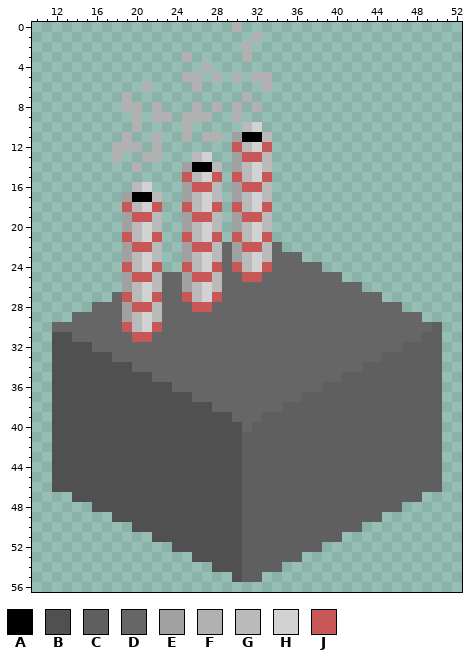
Pixel-art sprite, stored at textures/tiles/png/blastfurnace.png. Above is the file before it was changed.
The file is 64x64 pixels. Shown: x 10..52, y 0..56.
Palette (. is transparent): A #000000  B #505050  C #5f5f5f  D #666666  E #a1a1a1  F #b1b1b1  G #bababa  H #d2d2d2  J #c85757
Pixels before (only the part around the change), first column x 10:
14 ..........F....EAAG.EGHG...................
15 ...............JGHJ.JGHJ...................
16 ..........GH...EJJG.EJJG...................
17 .........EAAG..EGHG.EGHG...................
18 .........JGHJ..JGHJ.JGHJ...................
19 .........EJJG..EJJG.EJJG...................
20 .........EGHG..EGHG.EGHG...................
21 .........JGHJ..JGHJ.JGHJ...................
22 .........EJJG..EJJGDEJJGD..................
23 .........EGHG..EGHGDEGHGDDD................
24 .........JGHJ..JGHJDJGHJDDDDD..............
25 .........EJJGDDEJJGDDJJDDDDDDDD............
26 .........EGHGDDEGHGDDDDDDDDDDDDDD..........
27 ........DJGHJDDJGHJDDDDDDDDDDDDDDDD........
28 ......DDDEJJGDDDJJDDDDDDDDDDDDDDDDDDD......
29 ....DDDDDEGHGDDDDDDDDDDDDDDDDDDDDDDDDDD....
30 ..DDDDDDDJGHJDDDDDDDDDDDDDDDDDDDDDDDDDDDC..
31 ..BBDDDDDDJJDDDDDDDDDDDDDDDDDDDDDDDDDDDCC..
32 ..BBBBDDDDDDDDDDDDDDDDDDDDDDDDDDDDDDDCCCC..
33 ..BBBBBBDDDDDDDDDDDDDDDDDDDDDDDDDDDCCCCCC..
34 ..BBBBBBBBDDDDDDDDDDDDDDDDDDDDDDDCCCCCCCC..
35 ..BBBBBBBBBBDDDDDDDDDDDDDDDDDDDCCCCCCCCCC..
36 ..BBBBBBBBBBBBDDDDDDDDDDDDDDDCCCCCCCCCCCC..
37 ..BBBBBBBBBBBBBBDDDDDDDDDDDCCCCCCCCCCCCCC..
38 ..BBBBBBBBBBBBBBBBDDDDDDDCCCCCCCCCCCCCCCC..
39 ..BBBBBBBBBBBBBBBBBBDDDCCCCCCCCCCCCCCCCCC..
40 ..BBBBBBBBBBBBBBBBBBBDCCCCCCCCCCCCCCCCCCC..
41 ..BBBBBBBBBBBBBBBBBBBCCCCCCCCCCCCCCCCCCCC..
42 ..BBBBBBBBBBBBBBBBBBBCCCCCCCCCCCCCCCCCCCC..
43 ..BBBBBBBBBBBBBBBBBBBCCCCCCCCCCCCCCCCCCCC..
44 ..BBBBBBBBBBBBBBBBBBBCCCCCCCCCCCCCCCCCCCC..
45 ..BBBBBBBBBBBBBBBBBBBCCCCCCCCCCCCCCCCCCCC..
46 ..BBBBBBBBBBBBBBBBBBBCCCCCCCCCCCCCCCCCCCC..
47 ....BBBBBBBBBBBBBBBBBCCCCCCCCCCCCCCCCCC....
48 ......BBBBBBBBBBBBBBBCCCCCCCCCCCCCCCC......
49 ........BBBBBBBBBBBBBCCCCCCCCCCCCCC........
50 ..........BBBBBBBBBBBCCCCCCCCCCCC..........
51 ............BBBBBBBBBCCCCCCCCCC............
52 ..............BBBBBBBCCCCCCCC..............
53 ................BBBBBCCCCCC................
54 ..................BBBCCCC..................
55 ....................BCC....................
56 ...........................................
Now the later version:
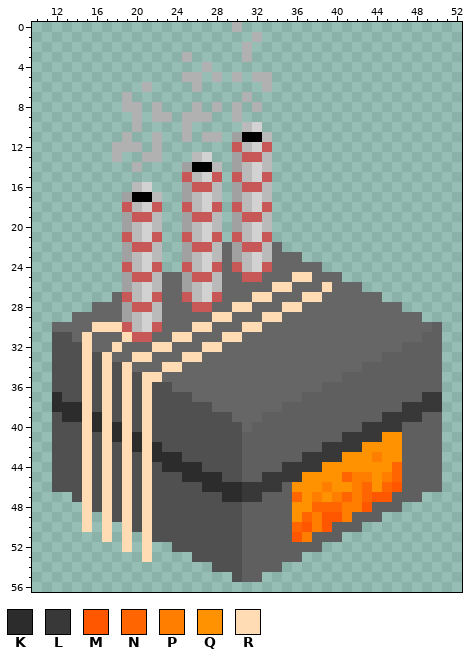
Colours new in this view: K #2c2c2c  L #383838  M #ff5600  N #ff6500  P #ff7e00  Q #ff9200  R #ffdcb4
From old to new:
y 25: x 36..37 DD -> RR
y 26: x 34..35 DD -> RR; x 39 D -> R
y 27: x 32..33 DD -> RR; x 37..38 DD -> RR
y 28: x 30..31 DD -> RR; x 35..36 DD -> RR
y 29: x 28..29 DD -> RR; x 33..34 DD -> RR
y 30: x 16..18 DDD -> RRR; x 26..27 DD -> RR; x 31..32 DD -> RR
y 31: x 15 D -> R; x 19 D -> R; x 24..25 DD -> RR; x 29..30 DD -> RR
y 32: x 15 B -> R; x 18 D -> R; x 22..23 DD -> RR; x 27..28 DD -> RR
y 33: x 15 B -> R; x 17 B -> R; x 20..21 DD -> RR; x 25..26 DD -> RR
y 34: x 15 B -> R; x 17 B -> R; x 19 B -> R; x 23..24 DD -> RR
y 35: x 15 B -> R; x 17 B -> R; x 19 B -> R; x 21..22 BD -> RR
y 36: x 15 B -> R; x 17 B -> R; x 19 B -> R; x 21 B -> R
y 37: x 12 B -> K; x 15 B -> R; x 17 B -> R; x 19 B -> R; x 21 B -> R; x 49..50 CC -> LL
y 38: x 12..15 BBBB -> KKKR; x 17 B -> R; x 19 B -> R; x 21 B -> R; x 47..50 CCCC -> LLLL
y 39: x 13..17 BBBBB -> KKRKR; x 19 B -> R; x 21 B -> R; x 45..48 CCCC -> LLLL
y 40: x 15..19 BBBBB -> RKRKR; x 21 B -> R; x 43..46 CCCC -> LLLL
y 41: x 15 B -> R; x 17..21 BBBBB -> RKRKR; x 41..46 CCCCCC -> LLLLQQ
y 42: x 15 B -> R; x 17 B -> R; x 19..22 BBBB -> RKRK; x 39..46 CCCCCCCC -> LLLLQQQQ
y 43: x 15 B -> R; x 17 B -> R; x 19 B -> R; x 21..24 BBBB -> RKKK; x 37..46 CCCCCCCCCC -> LLLLQQQPQQ
y 44: x 15 B -> R; x 17 B -> R; x 19 B -> R; x 21 B -> R; x 23..26 BBBB -> KKKK; x 35..46 CCCCCCCCCCCC -> LLLLQQQQQQQN
y 45: x 15 B -> R; x 17 B -> R; x 19 B -> R; x 21 B -> R; x 25..28 BBBB -> KKKK; x 33..46 CCCCCCCCCCCCCC -> LLLLQQQQNPPQPN
y 46: x 15 B -> R; x 17 B -> R; x 19 B -> R; x 21 B -> R; x 27..34 BBBBCCCC -> KKKKLLLL; x 36..46 CCCCCCCCCCC -> QQQPQQPNQNM
y 47: x 15 B -> R; x 17 B -> R; x 19 B -> R; x 21 B -> R; x 29..32 BBCC -> KKLL; x 36..45 CCCCCCCCCC -> NQPQPNPNMM
y 48: x 15 . -> R; x 17 B -> R; x 19 B -> R; x 21 B -> R; x 36..43 CCCCCCCC -> QQNNNPPM
y 49: x 15 . -> R; x 17 . -> R; x 19 B -> R; x 21 B -> R; x 36..41 CCCCCC -> QNPMMP
y 50: x 15 . -> R; x 17 . -> R; x 19 . -> R; x 21 B -> R; x 36..39 CCCC -> NMPM
y 51: x 17 . -> R; x 19 . -> R; x 21 . -> R; x 36..37 CC -> MP
y 52: x 19 . -> R; x 21 . -> R
y 53: x 21 . -> R
